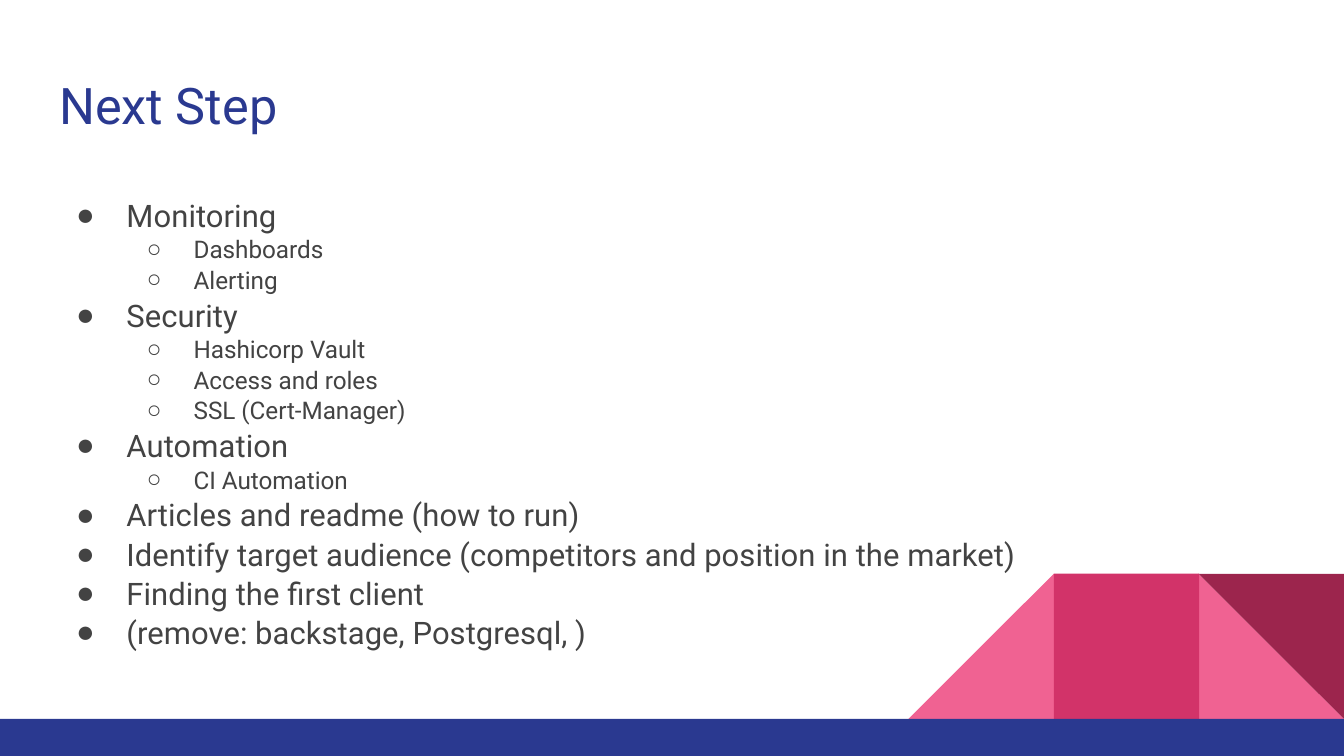
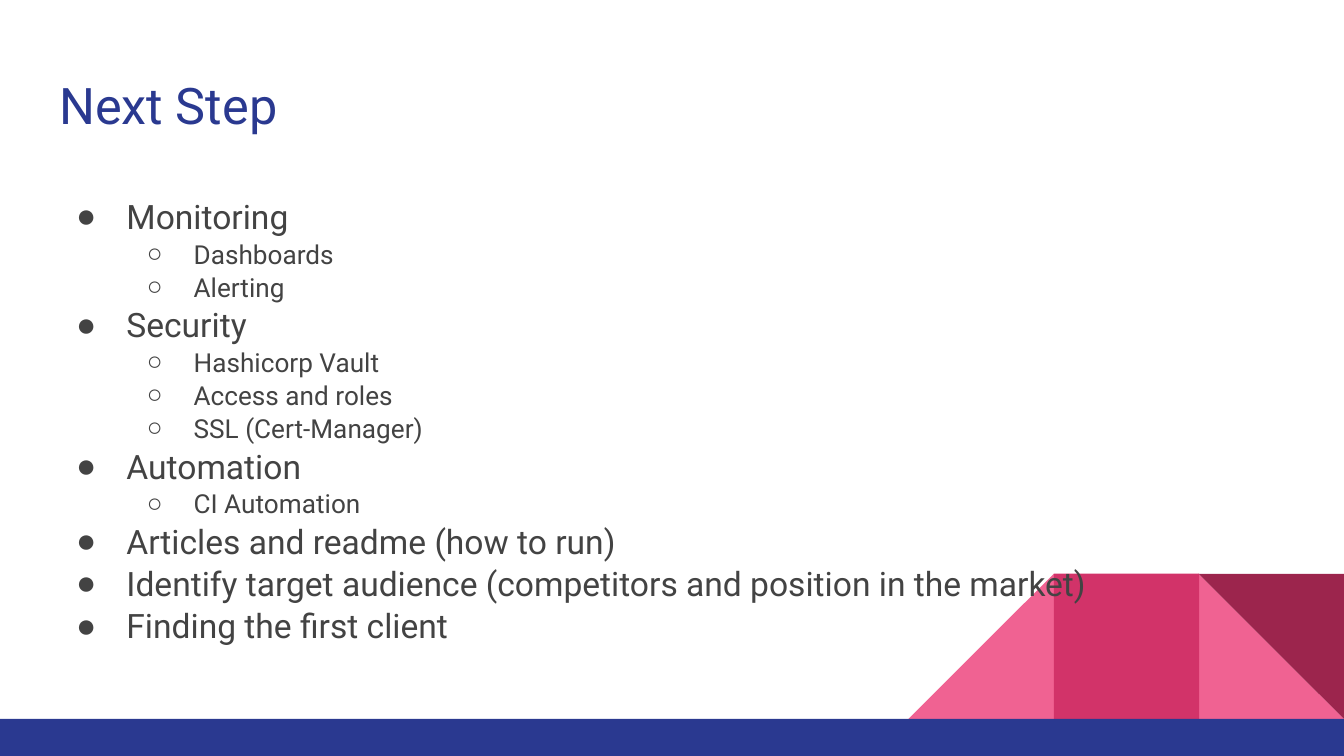
Before and after one commit to kuberise/kuberise.io, a slide deck: slide 11 of kuberise.pptx. Drawn at 1344x756 pixels with LibreOffice and Linux fonts; fonts in the diff are those of the drawing. Boxes give left, top, right and bottom in pixels: in the first picture for what was removed or moved away, otherwise in the second. Text is boxed around its words. In the diff, an @@ line names an element or a change of style, - is before the commit and + after.

```diff
--- a/kuberise.pptx
+++ b/kuberise.pptx
@@ text "Monitoring" at (126,205,1085,645): size 16.6 to 18 pt in "Monitoring", "Security", "Automation", "Articles and readme (how to run)" and 2 more places; size 12.9 to 14 pt in "Dashboards", "Alerting", "Hashicorp Vault", "Access and roles" and 2 more places @@
@@ text at (126,619,568,651): paragraph removed @@
-● (remove: backstage, Postgresql, )
```
Also in this commit, not shown: 1 other slide changed, 11 other files.
